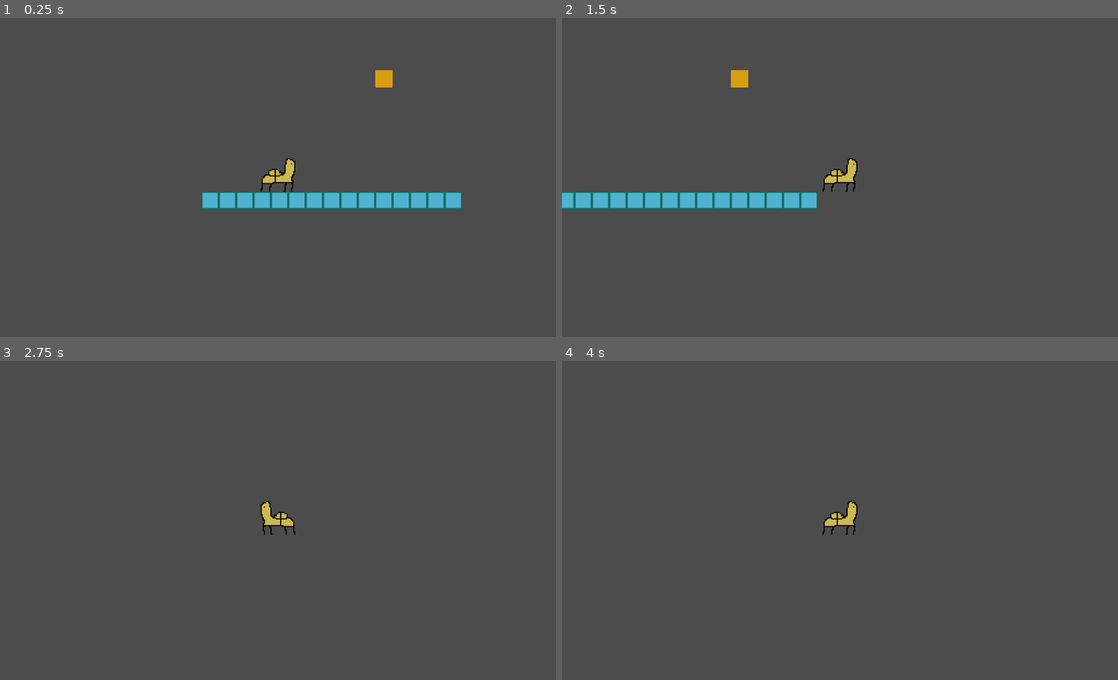
Above: before the commit, frames 1-4 (two rows, left to right).
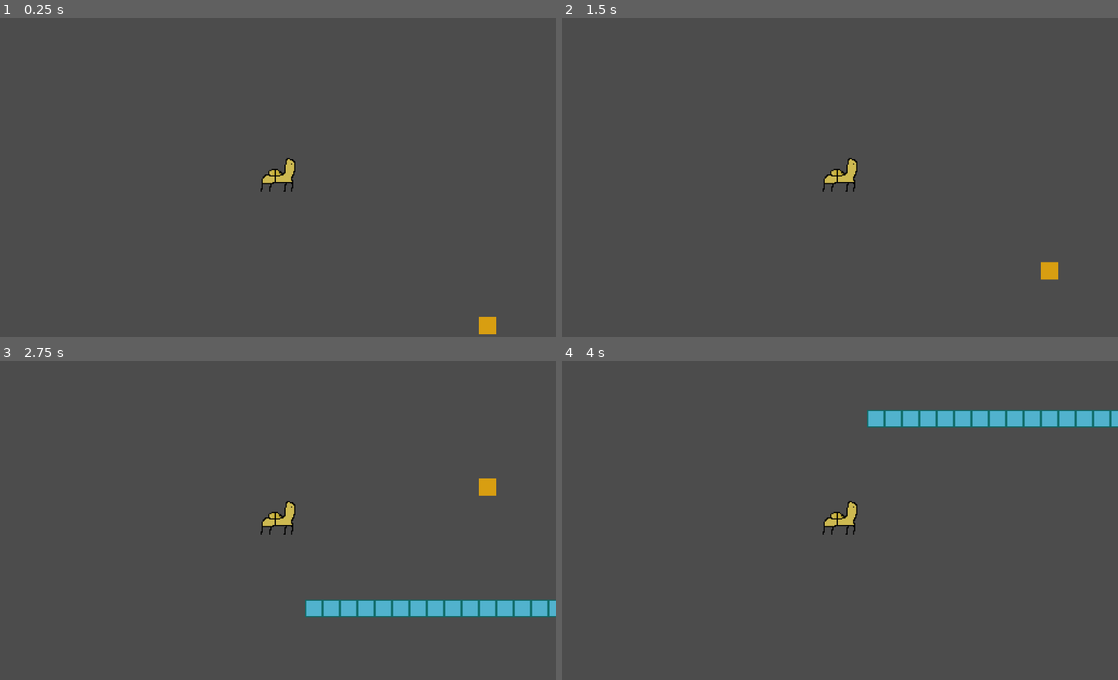
Above: after the commit, the same moments.

Repository: LeoDog896/Llama-Zips
Game: Godot game, scene res://Templates/LevelTemplate.tscn
The game is run twice, just before and just after one commit, with the same random seed, the same clock (stepped at 60 frames per second) and the same inputs.
Inputs (mouse positions are in pixels of both pictures, inside the frame that each line leads up to):
- Up to frame 1 (0.25 s): no input
- Up to frame 2 (1.5 s): tap Enter at 0.5 s; move the mouse to (962, 158) at 0.52 s; hold Right (ui_right) from 0.53 s (still down); click (962, 158) at 0.67 s; tap Space (jump) at 0.77 s; move the mouse to (728, 190) at 1.27 s; click (728, 190) at 1.42 s
- Up to frame 3 (2.75 s): tap Space (jump) at 1.52 s; move the mouse to (333, 447) at 2.02 s; release Right (ui_right) at 2.03 s; hold A (ui_left) from 2.03 s (still down); click (333, 447) at 2.17 s
- Up to frame 4 (4 s): move the mouse to (812, 581) at 2.77 s; release A (ui_left) at 2.78 s; hold Right (ui_right) from 2.78 s (still down); click (812, 581) at 2.92 s; tap Space (jump) at 3.02, 3.77 s; move the mouse to (1006, 565) at 3.52 s; click (1006, 565) at 3.67 s

The runs differ from the first frame. In frame 1, 2.9% of the frame differs, in the area x 36-90%, y 16-100%; in frame 2, 2.9%; in frame 3, 3.1%, in the area x 46-100%, y 36-81%; in frame 4, 2.6%.
Error after the commit: Trying to assign value of type 'KinematicBody2D' to a variable of type 'RigidBody2D'. (res://Utils/RigidPlayer.gd:6)

Commit message:
RigidBody to Kinematic

Diff:
--- a/Templates/LevelTemplate.tscn
+++ b/Templates/LevelTemplate.tscn
@@ -1,8 +1,9 @@
-[gd_scene load_steps=9 format=2]
+[gd_scene load_steps=10 format=2]
 
 [ext_resource path="res://Utils/Player.tscn" type="PackedScene" id=1]
 [ext_resource path="res://tile.png" type="Texture" id=2]
 [ext_resource path="res://goldtile.png" type="Texture" id=3]
+[ext_resource path="res://Utils/RigidPlayer.tscn" type="PackedScene" id=4]
 
 [sub_resource type="ConvexPolygonShape2D" id=1]
 points = PoolVector2Array( 0, 0, 32, 0, 32, 32, 0, 32 )
@@ -52,7 +53,7 @@
 
 [node name="Node2D" type="Node2D"]
 
-[node name="KinematicBody2D" parent="." instance=ExtResource( 1 )]
+[node name="PlayerKin" parent="." instance=ExtResource( 1 )]
 position = Vector2( 190.746, 409.167 )
 motion/sync_to_physics = false
 
@@ -74,3 +75,5 @@
 
 [node name="CollisionShape2D" type="CollisionShape2D" parent="StaticBody2D"]
 shape = SubResource( 5 )
+
+[node name="PlayerRid" parent="." instance=ExtResource( 4 )]
--- /dev/null
+++ b/Utils/RigidPlayer.gd
@@ -0,0 +1,11 @@
+extends RigidBody2D
+
+onready var sprite : Sprite   = get_node("Sprite")
+onready var camera : Camera2D = get_node("Camera")
+
+onready var kinem     : RigidBody2D = get_node("./../PlayerKin")
+onready var kinem_cam : Camera2D    = get_node("./../PlayerKin/Camera2D")
+onready var kinem_spr : Sprite      = get_node("./../PlayerKin/Sprite")
+
+func _ready():
+	pass # Replace with function body.
--- /dev/null
+++ b/Utils/RigidPlayer.tscn
@@ -0,0 +1,20 @@
+[gd_scene load_steps=4 format=2]
+
+[ext_resource path="res://New Piskel.png" type="Texture" id=1]
+[ext_resource path="res://Utils/RigidPlayer.gd" type="Script" id=2]
+
+[sub_resource type="RectangleShape2D" id=1]
+extents = Vector2( 32, 32 )
+
+[node name="RigidBody2D" type="RigidBody2D"]
+script = ExtResource( 2 )
+
+[node name="CollisionShape2D" type="CollisionShape2D" parent="."]
+shape = SubResource( 1 )
+
+[node name="Camera2D" type="Camera2D" parent="."]
+current = true
+
+[node name="Sprite" type="Sprite" parent="."]
+scale = Vector2( 2, 2 )
+texture = ExtResource( 1 )
--- a/Utils/Scripts/Player.gd
+++ b/Utils/Scripts/Player.gd
@@ -5,8 +5,12 @@
 export var speed   : float = 400
 export var gravity : float = 2000
 
-onready var camera : Camera2D = get_node("Camera")
-onready var sprite : Sprite   = get_node("Sprite")
+onready var camera    : Camera2D    = get_node("Camera2D")
+onready var sprite    : Sprite      = get_node("Sprite")
+
+onready var rigid     : RigidBody2D = get_node("./../PlayerRid")
+onready var rigid_cam : Camera2D    = get_node("./../PlayerRid/Camera2D")
+onready var rigid_spr : Sprite      = get_node("./../PlayerRid/Sprite")
 var can_jump = true
 var can_fullscreen = true
 var collision
@@ -35,7 +39,24 @@
 	elif velocity.x > 0:
 		sprite.set_flip_h(false)
 
+func switchbody(toWhom): #false = switch to rigid
+	if toWhom:
+		self.position = rigid.position
+		sprite.visible = true
+		camera.current = true
+		rigid_spr.visible = false
+		rigid_cam.current = false
+	else:
+		rigid.position = self.position
+		sprite.visible = false
+		camera.current = false
+		rigid_spr.visible = true
+		rigid_cam.current = true
+
 func _input(event):
+	if event.type == InputEvent.MOUSE_BUTTON:
+		if event.button_index == BUTTON_LEFT and event.pressed:
+			switchbody(false)
 	if event is InputEventKey and event.scancode == KEY_F11:
 		if event.pressed:
 			if can_fullscreen:
